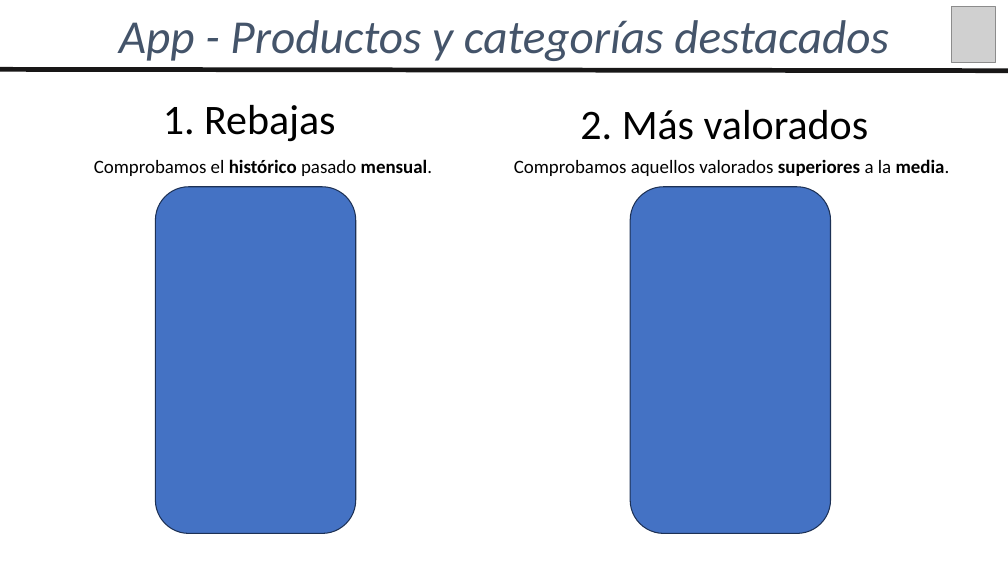
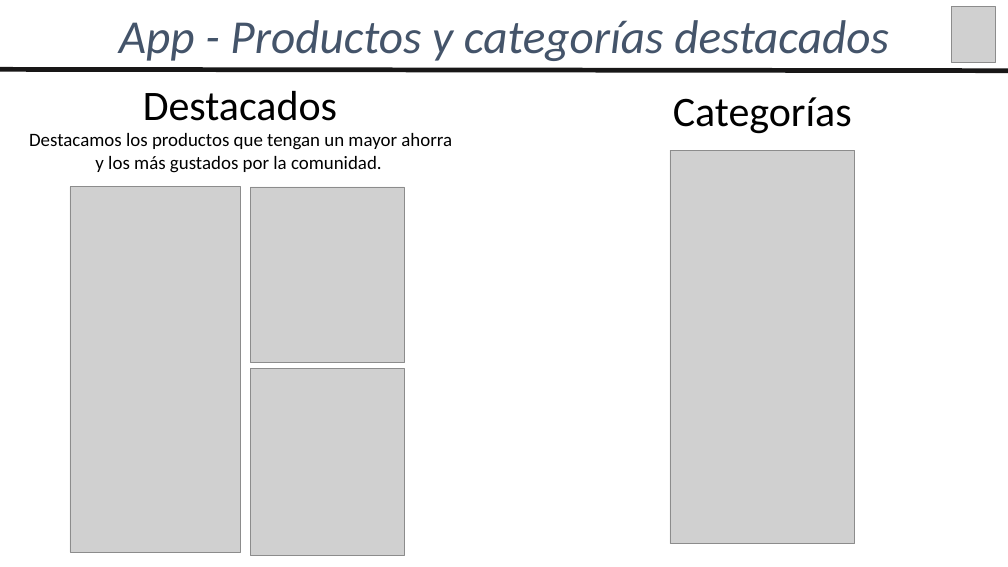
Before and after one commit to agchivite/Wewiza, a slide deck: slide 12 of 02_Documentacion/Presentacion_Wewiza.pptx. Drawn at 1008x567 pixels with LibreOffice and Linux fonts; fonts in the diff are those of the drawing; grey boxes stand for pictures. Boxes give left, top, right and bottom in pixels: in the first picture for what was removed or moved away, otherwise in the second. Text is boxed around its words. In the diff, an @@ line names an element or a change of style, - is before the commit and + after.

```diff
--- a/02_Documentacion/Presentacion_Wewiza.pptx
+++ b/02_Documentacion/Presentacion_Wewiza.pptx
@@ text at <box>143,91,337,121</box>: text changed @@
-1. Rebajas
+Destacados
@@ text removed at <box>580,110,869,140</box> @@
-2. Más valorados
@@ text added at <box>673,97,852,134</box>, 40 pt, text #000000 @@
+Categorías
@@ text at <box>29,133,452,173</box>: text changed @@
-Comprobamos el histórico pasado mensual.
+Destacamos los productos que tengan un mayor ahorra y los más gustados por la comunidad.
@@ text removed at <box>514,159,950,176</box> @@
-Comprobamos aquellos valorados superiores a la media.
@@ picture added at <box>670,150,854,544</box> @@
@@ picture added at <box>70,187,240,552</box> @@
@@ rounded rectangle removed at <box>156,187,356,533</box> @@
@@ picture added at <box>250,187,404,362</box> @@
@@ rounded rectangle removed at <box>631,187,831,533</box> @@
@@ picture added at <box>250,369,404,557</box> @@
```
Also in this commit, not shown: 4 other slides changed.
